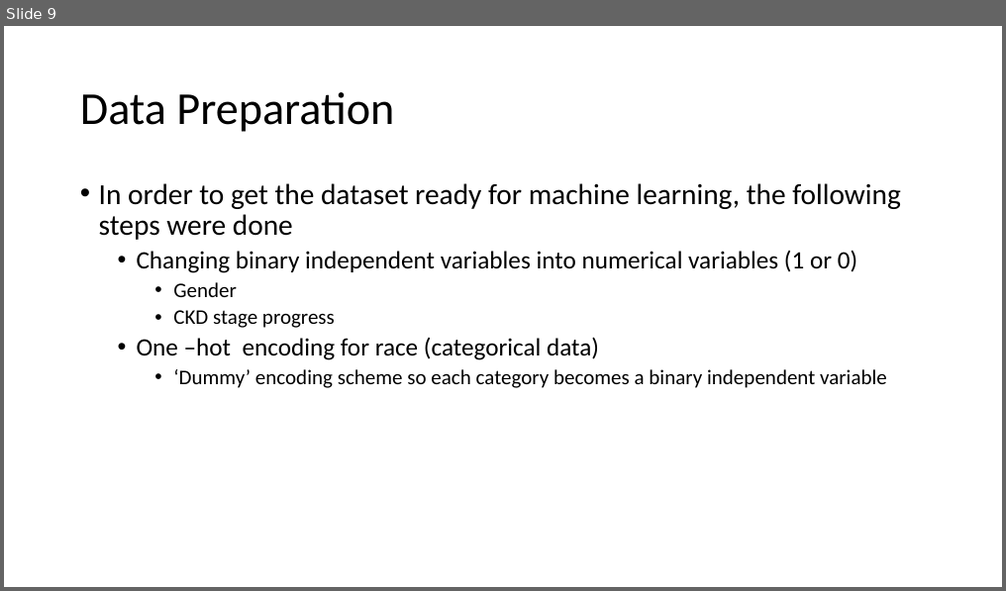
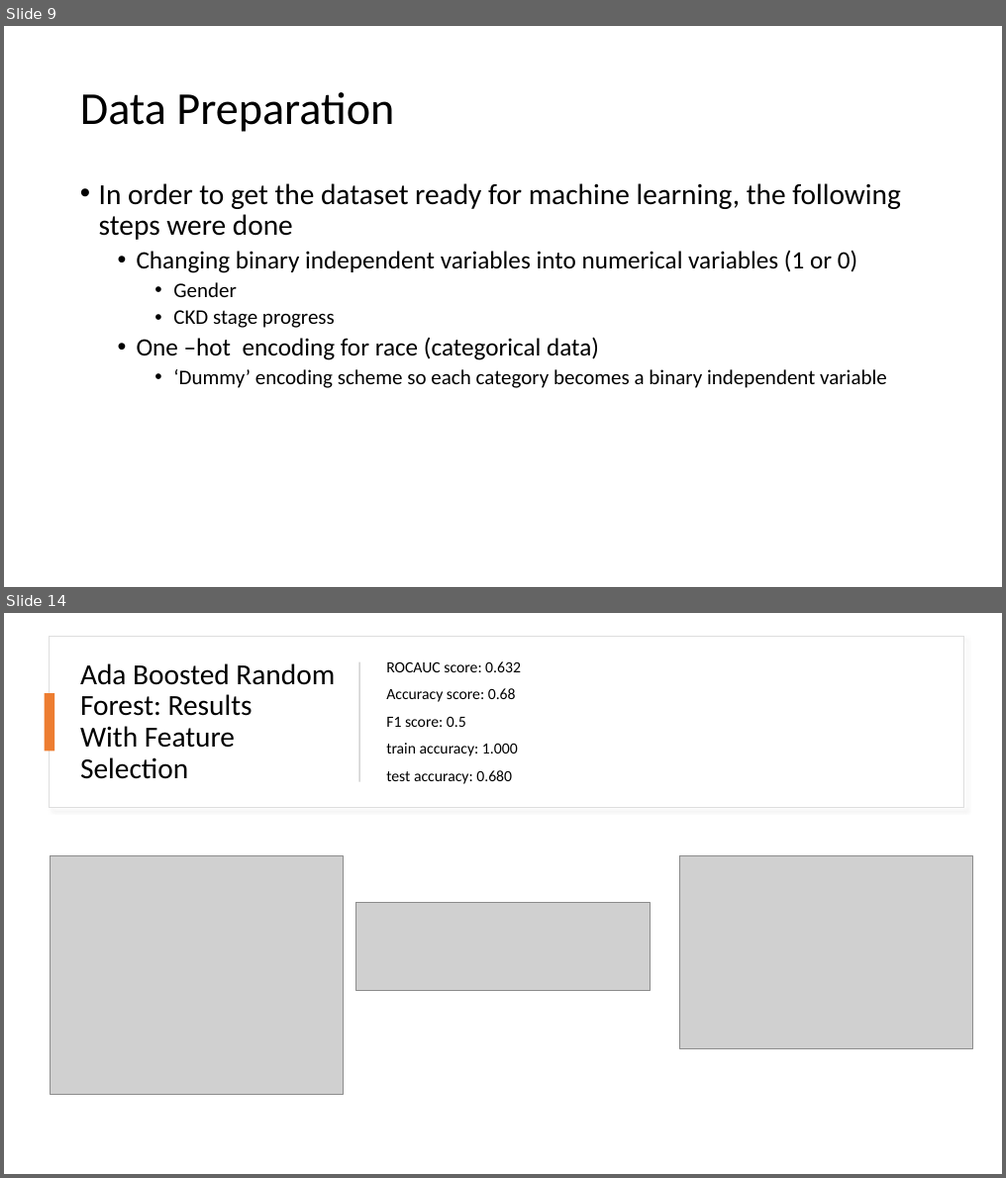
Before and after one commit to choikwun/ckd_assignment, a slide deck: ckd_presentation.pptx. Shown one above the other, each under a label of ours: slide 9 before the commit, slides 9 and 14 after it; the slides between them are not shown. The pictures are 1006x591 and 1006x1178 pixels, drawn with LibreOffice and Linux fonts; fonts in the diff are those of the drawing; grey boxes stand for pictures. Boxes give left, top, right and bottom in pixels: in the first picture for what was removed or moved away, otherwise in the second. Text is boxed around its words. In the diff, an @@ line names an element or a change of style, - is before the commit and + after.

```diff
--- a/ckd_presentation.pptx
+++ b/ckd_presentation.pptx
@@ slide 14 added at box(4, 613, 1002, 1174), background #FFFFFF @@
@@ rectangle added at box(50, 637, 963, 808), fill #FFFFFF, outline #DEDEDE 1 pt @@
@@ title added at box(80, 663, 335, 779), 28 pt, text #000000 @@
+Ada Boosted Random Forest: Results
+With Feature Selection
@@ rectangle added at box(358, 663, 360, 782), fill #D5D5D5 @@
@@ text added at box(386, 662, 521, 784), 15 pt, text #000000 @@
+ROCAUC score: 0.632
+Accuracy score: 0.68
+F1 score: 0.5
+train accuracy: 1.000
+test accuracy: 0.680
@@ rectangle added at box(45, 693, 54, 751), fill #ED7D31 @@
@@ picture added at box(50, 857, 344, 1094) @@
@@ picture added at box(679, 857, 973, 1050) @@
@@ picture added at box(356, 902, 650, 991) @@
```
Also in this commit, not shown: 1 slide changed, 7 other slides added, 4 other files.
